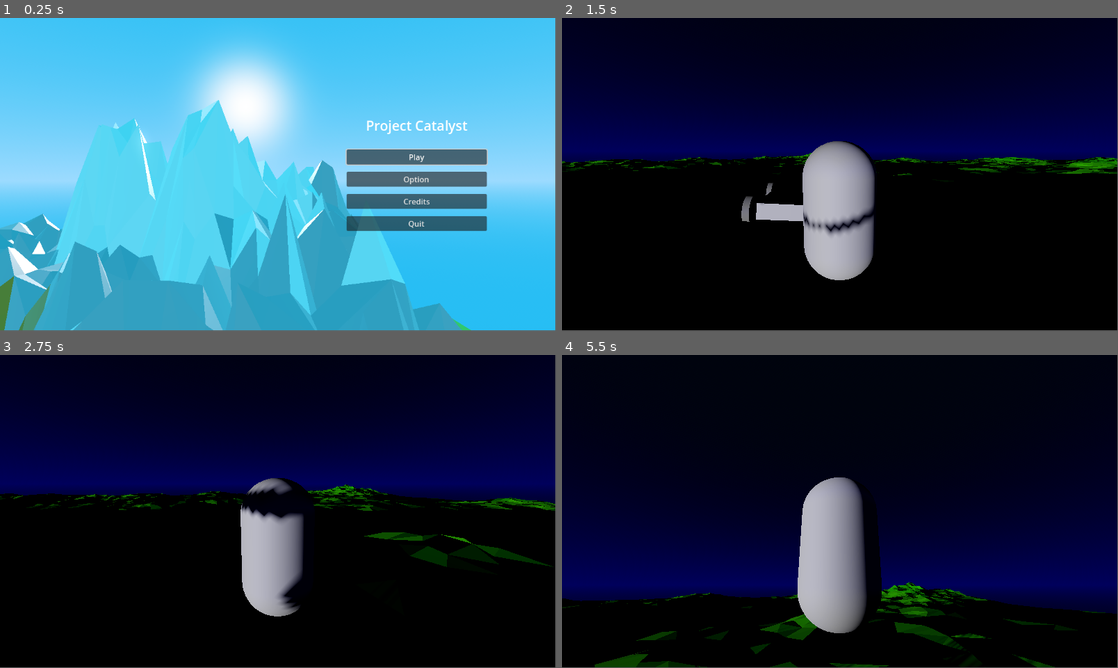
Above: before the commit, frames 1-4 (two rows, left to right).
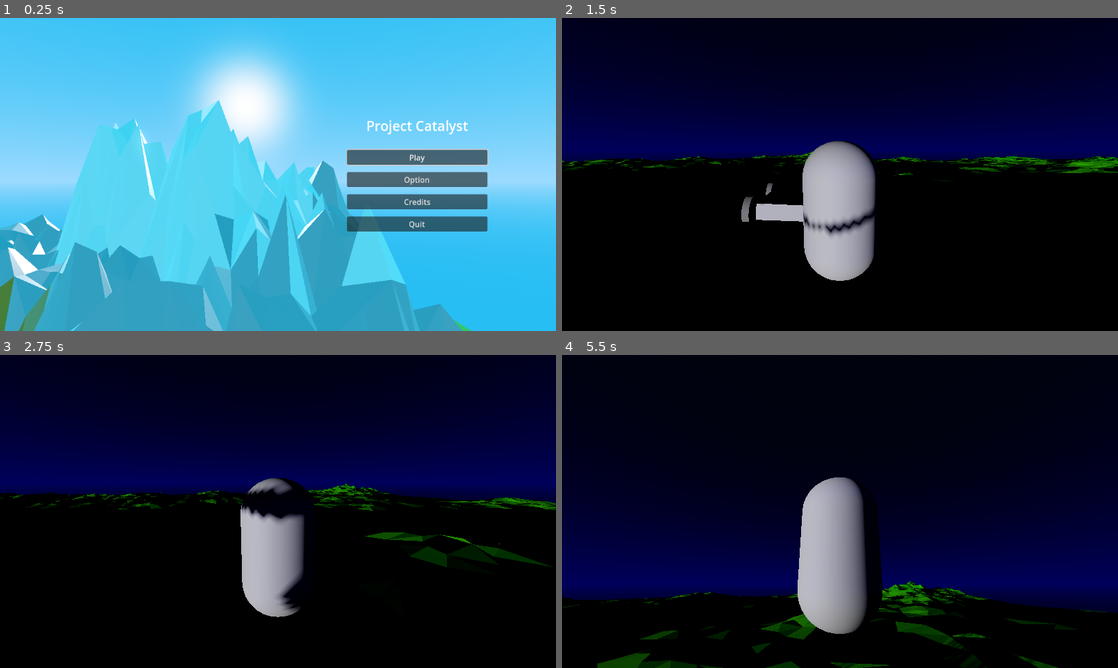
Above: after the commit, the same moments.

Repository: FujaTyping/Tafiya-Tare
Game: Godot game, scene res://UI/menu.tscn
Two runs of this game, one before a commit and one after it. Both use one fixed random seed, a clock stepped at 60 frames per second and the inputs below.
Inputs (mouse positions are in pixels of both pictures, inside the frame that each line leads up to):
- Up to frame 1 (0.25 s): no input
- Up to frame 2 (1.5 s): click "Play" at 0.5 s; move the mouse to (867, 171) at 1.27 s; hold W (up) from 1.28 s (still down); tap E (interaction) at 1.35 s
- Up to frame 3 (2.75 s): keep holding W (up); tap Space (jump) at 1.52, 2.27 s; move the mouse to (250, 511) at 2.02 s; tap Alt (toogleMouse) at 2.1 s
- Up to frame 4 (5.5 s): move the mouse to (895, 442) at 2.77 s; release W (up) at 2.78 s; hold D (right) 2.78-3.53 s; tap E (interaction) at 2.85, 4.35 s; move the mouse to (812, 574) at 3.52 s; hold W (up) from 3.53 s (still down); tap Alt (toogleMouse) at 3.6, 5.1 s; tap Space (jump) at 3.77, 4.52, 5.27 s; move the mouse to (878, 514) at 4.27 s; move the mouse to (795, 508) at 5.02 s
In our replay, the window is 799x449 before the commit and 800x450 after it. These sizes can differ from the game's own. Grey fills any space a smaller window leaves; there, only what the larger window draws over its background counts as a difference.

The runs differ from the first frame. In frame 1, 2.0% of the frame differs, in the area x 0-100%, y 0-100%; in frame 2, 1.4%; in frame 3, 1.2%; in frame 4, 1.4%.

Commit message:
Add animation to action car

Diff:
--- a/Model/car.gd
+++ b/Model/car.gd
@@ -4,6 +4,7 @@
 @export var ENGINE_POWER = 200
 
 @onready var title_action: Label3D = $TitleAction
+@onready var display: AnimationPlayer = $Display
 
 var is_driven: bool = false
 
@@ -21,7 +22,10 @@
 func _on_area_3d_body_entered(body: Node3D) -> void:
 	if body.is_in_group("player") :
 		title_action.show()
+		display.play("In")
 
 func _on_area_3d_body_exited(body: Node3D) -> void:
 	if body.is_in_group("player") :
+		display.play("Out")
+		await display.animation_finished
 		title_action.hide()
--- a/Model/car.tscn
+++ b/Model/car.tscn
@@ -10,6 +10,60 @@
 
 [sub_resource type="StandardMaterial3D" id="StandardMaterial3D_24jkt"]
 albedo_color = Color(0.3779188, 0.37791887, 0.37791884, 1)
+
+[sub_resource type="Animation" id="Animation_0yxxq"]
+resource_name = "In"
+length = 0.15
+tracks/0/type = "value"
+tracks/0/imported = false
+tracks/0/enabled = true
+tracks/0/path = NodePath("TitleAction:pixel_size")
+tracks/0/interp = 1
+tracks/0/loop_wrap = true
+tracks/0/keys = {
+"times": PackedFloat32Array(0, 0.15),
+"transitions": PackedFloat32Array(1, 1),
+"update": 0,
+"values": [0.0001, 0.005]
+}
+
+[sub_resource type="Animation" id="Animation_k01r6"]
+length = 0.001
+tracks/0/type = "value"
+tracks/0/imported = false
+tracks/0/enabled = true
+tracks/0/path = NodePath("TitleAction:pixel_size")
+tracks/0/interp = 1
+tracks/0/loop_wrap = true
+tracks/0/keys = {
+"times": PackedFloat32Array(0),
+"transitions": PackedFloat32Array(1),
+"update": 0,
+"values": [0.005]
+}
+
+[sub_resource type="Animation" id="Animation_f8bnc"]
+resource_name = "Out"
+length = 0.15
+tracks/0/type = "value"
+tracks/0/imported = false
+tracks/0/enabled = true
+tracks/0/path = NodePath("TitleAction:pixel_size")
+tracks/0/interp = 1
+tracks/0/loop_wrap = true
+tracks/0/keys = {
+"times": PackedFloat32Array(0, 0.15),
+"transitions": PackedFloat32Array(1, 1),
+"update": 0,
+"values": [0.005, 0.0001]
+}
+
+[sub_resource type="AnimationLibrary" id="AnimationLibrary_f8bnc"]
+_data = {
+&"In": SubResource("Animation_0yxxq"),
+&"Out": SubResource("Animation_f8bnc"),
+&"RESET": SubResource("Animation_k01r6")
+}
 
 [node name="Car" type="VehicleBody3D"]
 collision_layer = 2
@@ -85,5 +139,10 @@
 transform = Transform3D(1, 0, 0, 0, 1, 0, 0, 0, 1, 0, 0.71022, 0)
 text = "Press E to ride and exit"
 
+[node name="Display" type="AnimationPlayer" parent="."]
+libraries = {
+&"": SubResource("AnimationLibrary_f8bnc")
+}
+
 [connection signal="body_entered" from="Area3D" to="." method="_on_area_3d_body_entered"]
 [connection signal="body_exited" from="Area3D" to="." method="_on_area_3d_body_exited"]
--- a/UI/menu.tscn
+++ b/UI/menu.tscn
@@ -208,7 +208,7 @@
 render_target_update_mode = 4
 
 [node name="Camera3D" type="Camera3D" parent="SubViewportContainer/SubViewport"]
-transform = Transform3D(0.13918063, 0.012961894, 0.990182, 0, 0.99991435, -0.01308929, -0.9902668, 0.0018217764, 0.13916871, 0.6935096, 0.893828, -0.01693809)
+transform = Transform3D(0.13918063, 0.012961894, 0.9901819, 0, 0.99991435, -0.01308929, -0.99026674, 0.0018217764, 0.13916871, 0.6935096, 0.893828, -0.01693809)
 keep_aspect = 0
 
 [node name="Main" type="MarginContainer" parent="."]
--- a/project.godot
+++ b/project.godot
@@ -14,6 +14,10 @@
 run/main_scene="uid://bk2eqtj4bowsx"
 config/features=PackedStringArray("4.5", "Mobile")
 config/icon="res://icon.svg"
+
+[display]
+
+window/stretch/mode="viewport"
 
 [input]
 
Not shown: 1 places in Model/car.tscn that only renumber resources
